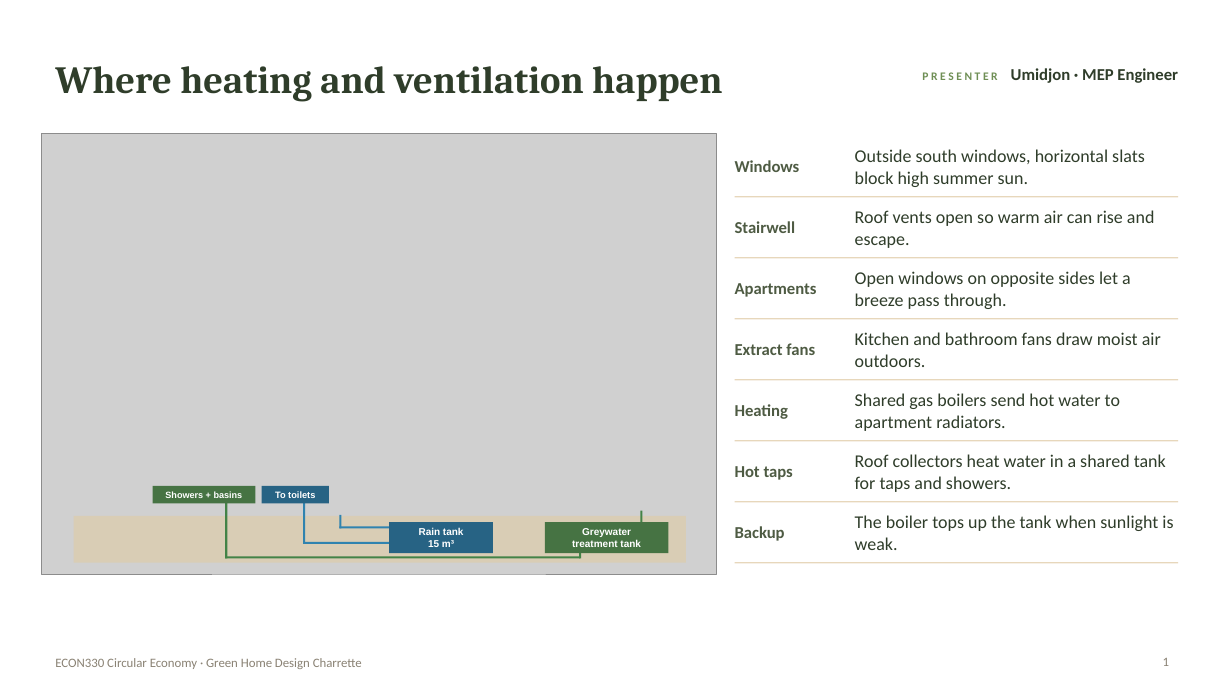
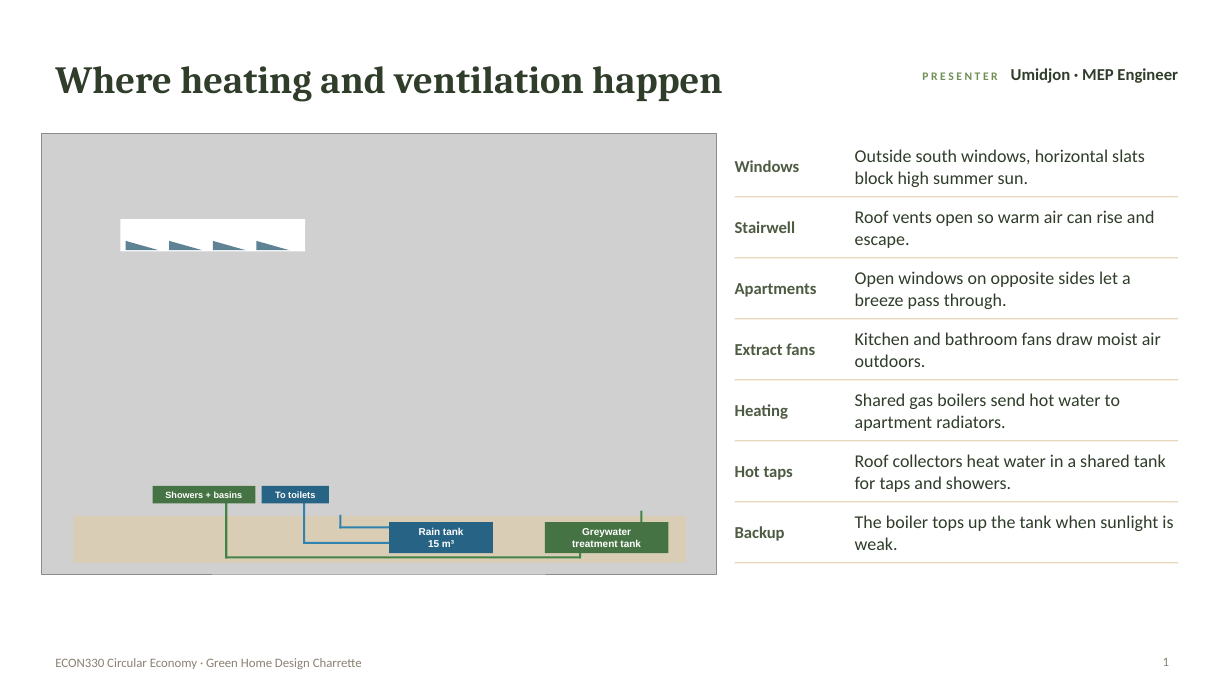
Before and after one commit to Umidjon-24/green-building-3d, a slide deck: slide 1 of Green Home - MEP Engineer.pptx. Drawn at 1232x693 pixels with LibreOffice and Linux fonts; fonts in the diff are those of the drawing; grey boxes stand for pictures. Boxes give left, top, right and bottom in pixels: in the first picture for what was removed or moved away, otherwise in the second. Text is boxed around its words. In the diff, an @@ line names an element or a change of style, - is before the commit and + after.

```diff
--- a/Green Home - MEP Engineer.pptx
+++ b/Green Home - MEP Engineer.pptx
@@ rectangle added at bbox=[120, 219, 305, 251], fill #FFFFFF @@
@@ right triangle added at bbox=[126, 241, 159, 250], fill #5F8295 @@
@@ right triangle added at bbox=[169, 241, 202, 250], fill #5F8295 @@
@@ right triangle added at bbox=[213, 241, 246, 250], fill #5F8295 @@
@@ right triangle added at bbox=[256, 241, 289, 250], fill #5F8295 @@
```
Also in this commit, not shown: 2 other files.
